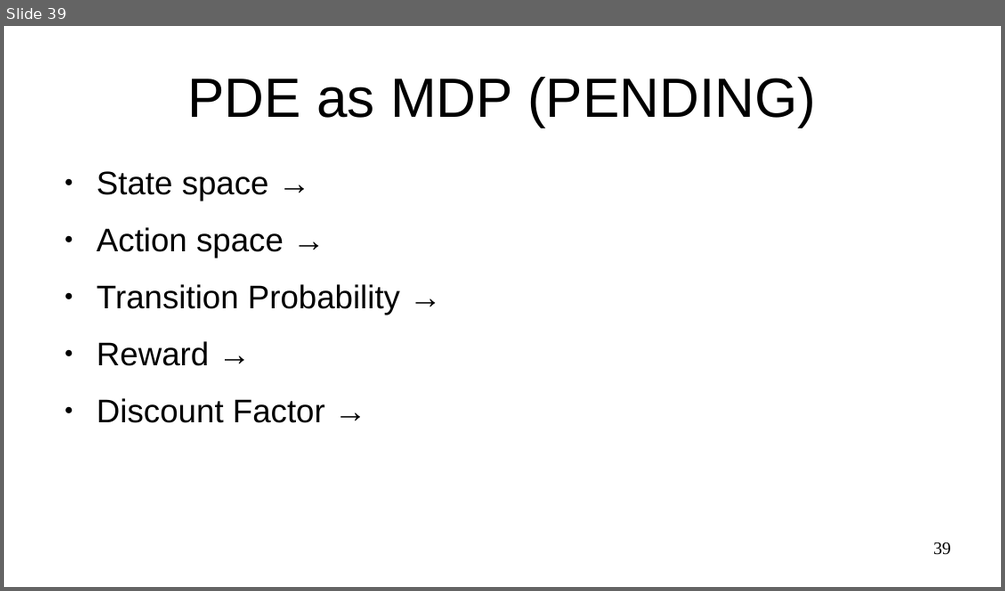
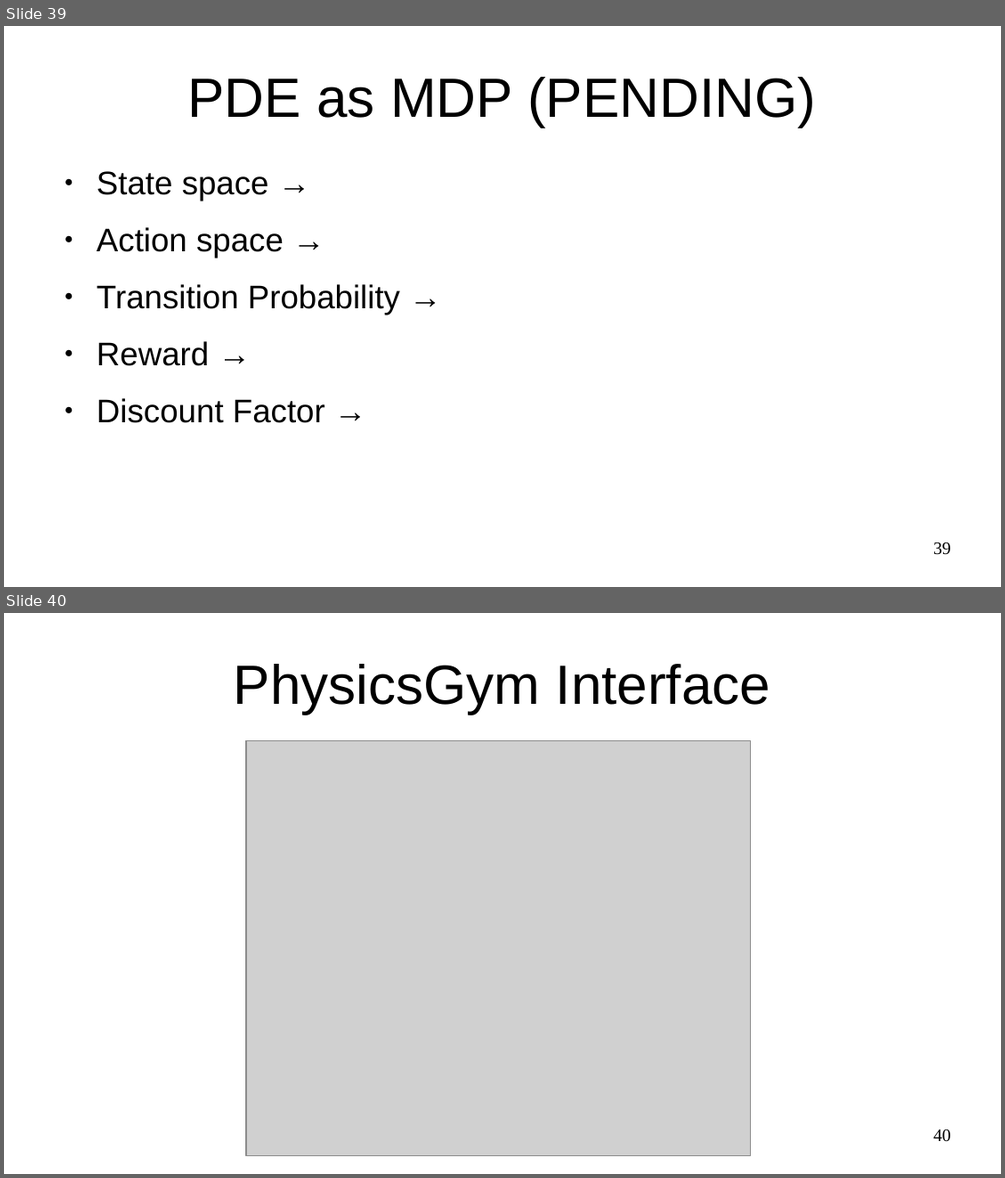
Before and after one commit to ajrox090/PhysicsGym, a slide deck: presentation/presentation.odp. Shown one above the other, each under a label of ours: slide 39 before the commit, slides 39 and 40 after it. The pictures are 1005x591 and 1005x1178 pixels, drawn with LibreOffice and Linux fonts; fonts in the diff are those of the drawing; grey boxes stand for pictures. Boxes give left, top, right and bottom in pixels: in the first picture for what was removed or moved away, otherwise in the second. Text is boxed around its words. In the diff, an @@ line names an element or a change of style, - is before the commit and + after.

```diff
--- a/presentation/presentation.odp
+++ b/presentation/presentation.odp
@@ slide 40 added at (x1=4, y1=613, x2=1001, y2=1174), background #FFFFFF @@
@@ title added at (x1=234, y1=664, x2=770, y2=714), 44 pt, text #000000 @@
+PhysicsGym Interface
@@ picture added at (x1=246, y1=741, x2=750, y2=1156) @@
@@ page number added at (x1=933, y1=1129, x2=951, y2=1142), 14 pt, text #000000 @@
+40
```
Also in this commit, not shown: 11 other slides added.
